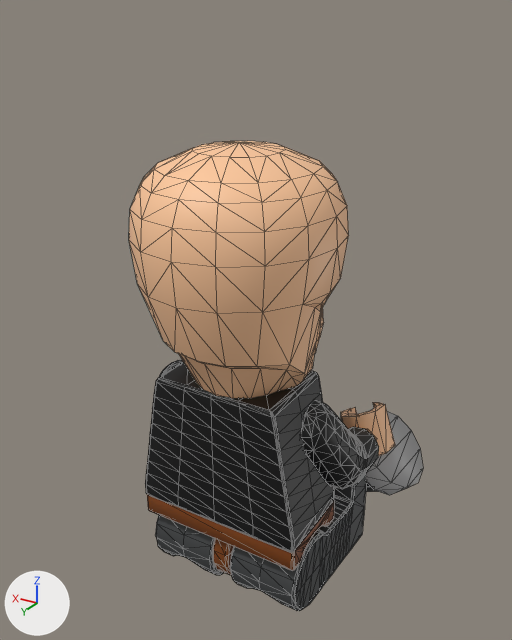
An edit to the OBJ model ProyectoFinal/ProyectoFinal/Models/LegoStarWarsTCSModels/Characters/Musicians/drums.obj, drawn before and after from the same camera.
One viewpoint serves both versions: a 50 mm lens placed at (-0.747, 0.42, 0.51), pointed at (-0.472, -0.038, 0.281). Arrows for +X, +Y and +Z are at lower left; the lights stay in place. Mesh edges are drawn as thin lines. Where no turn or scale is listed for an object, it has been applied to the vertices.

In view in the first picture: 'Mesh_0052.002_Mesh_0052Mesh.002', 'Mesh_0052.003_Mesh_0052Mesh.003', 'Mesh_0063_Mesh_0063Mesh', 'Mesh_0125.001_Mesh_0125Mesh.001', 'Mesh_0142.001_Mesh_0142Mesh.001', 'Mesh_0142.004_Mesh_0142Mesh.001', 'Mesh_0142.011_Mesh_0142Mesh.001', 'Mesh_0738.001_Mesh_0738Mesh.002'.
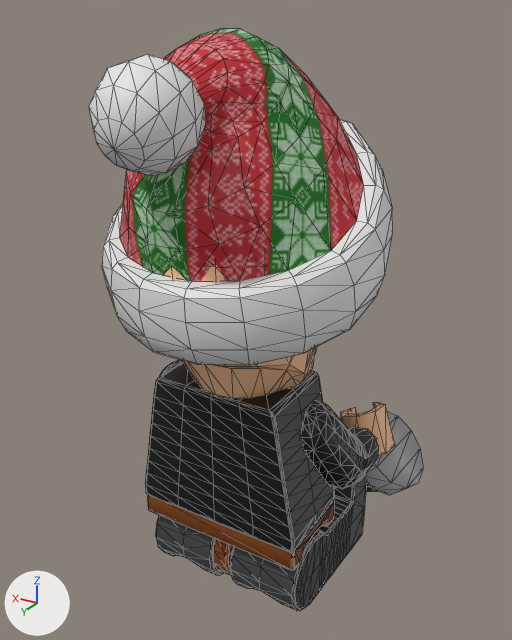
Edits to the bpy script that builds the scene:
```text
Add img_peluche_png:
    img_peluche_png = load_image('Peluche.png', 'peluche.png', 256, 256, 'sRGB')
Add img_green_and_red_png:
    img_green_and_red_png = load_image('green and red.png', 'green and red.png', 512, 512, 'sRGB')
Add mat_peluche:
    mat_peluche = principled_material('Peluche')
    mat_peluche.texture = img_peluche_png
    mat_peluche.roughness = 0.526
Add mat_tela:
    mat_tela = principled_material('Tela')
    mat_tela.texture = img_green_and_red_png
    mat_tela.roughness = 0.526
Add me_gorro_navidad_001:
    me_gorro_navidad_001.from_pydata(...)  # 212 vertices, 376 faces; spans x -0.585..-0.363, y -0.114..0.12, z 0.291..0.49
    me_gorro_navidad_001.materials.append(mat_peluche)  # picture img_peluche_png
Add me_gorro_navidad:
    me_gorro_navidad.from_pydata(...)  # 124 vertices, 212 faces; spans x -0.565..-0.382, y -0.088..0.081, z 0.352..0.502
    me_gorro_navidad.materials.append(mat_tela)  # picture img_green_and_red_png
Add ob_gorro_navidad_001:
    ob_gorro_navidad_001 = bpy.data.objects.new('Gorro_navidad.001', me_gorro_navidad_001)
    ob_gorro_navidad_001.location = (0.0, 0.0, 0.0)
Add ob_gorro_navidad:
    ob_gorro_navidad = bpy.data.objects.new('Gorro_navidad', me_gorro_navidad)
    ob_gorro_navidad.location = (0.0, 0.0, 0.0)
```

Boxes [x1, y1, x2, y2] around the edits, measured in the pictures (512 x 640 px):
'Gorro_navidad', added
    after: [120, 29, 364, 281]
'Gorro_navidad.001', added
    after: [88, 54, 393, 365]
'Mesh_0052.003_Mesh_0052Mesh.003', unchanged, covered by the edit
    before: [129, 141, 349, 398]
    after: [164, 265, 317, 398]
